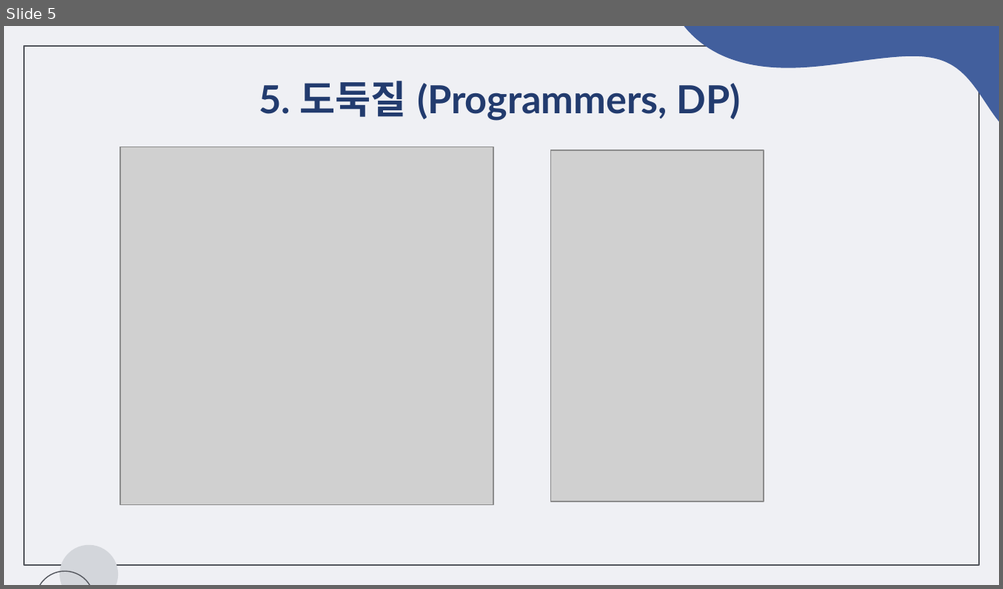
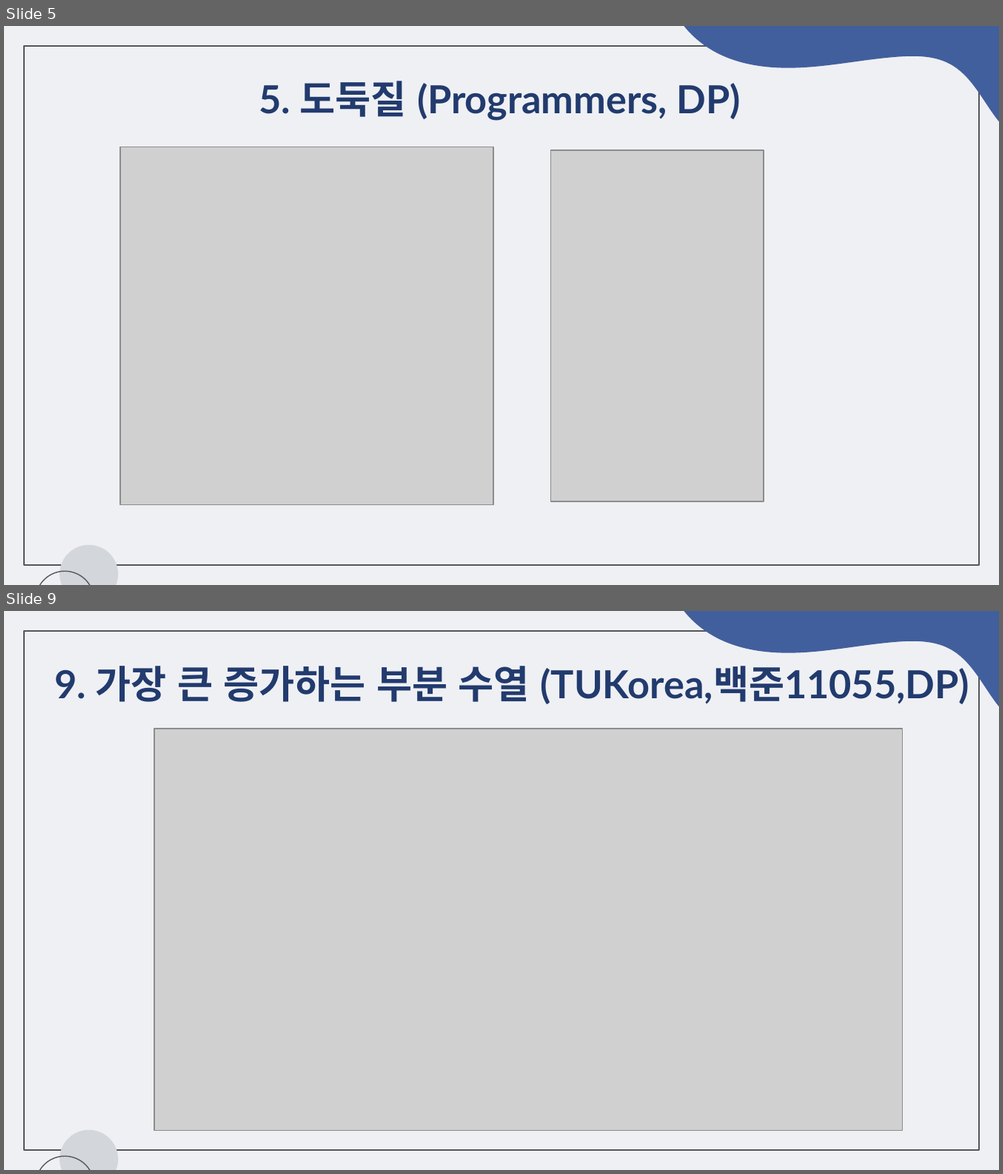
Before and after one commit to chaeeun-dev/CodingTest, a slide deck: 문제해결프로그래밍_숙제/제출용/숙제6_2022182035.pptx. Shown one above the other, each under a label of ours: slide 5 before the commit, slides 5 and 9 after it; the slides between them are not shown. The pictures are 1003x589 and 1003x1174 pixels, drawn with LibreOffice and Linux fonts; fonts in the diff are those of the drawing; grey boxes stand for pictures. Boxes give left, top, right and bottom in pixels: in the first picture for what was removed or moved away, otherwise in the second. Text is boxed around its words. In the diff, an @@ line names an element or a change of style, - is before the commit and + after.

```diff
--- a/문제해결프로그래밍_숙제/제출용/숙제6_2022182035.pptx
+++ b/문제해결프로그래밍_숙제/제출용/숙제6_2022182035.pptx
@@ slide 9 added at bbox=[4, 611, 999, 1170], background #EFF0F4; not listed: 4 template elements that a slide beside it also shows @@
@@ title added at bbox=[54, 666, 969, 704], 28 pt, text #223B6E, bold @@
+9. 가장 큰 증가하는 부분 수열 (TUKorea,백준11055,DP)
@@ picture added at bbox=[154, 729, 902, 1130] @@
```
Also in this commit, not shown: 8 other slides added, 6 slides removed, 8 other files.
